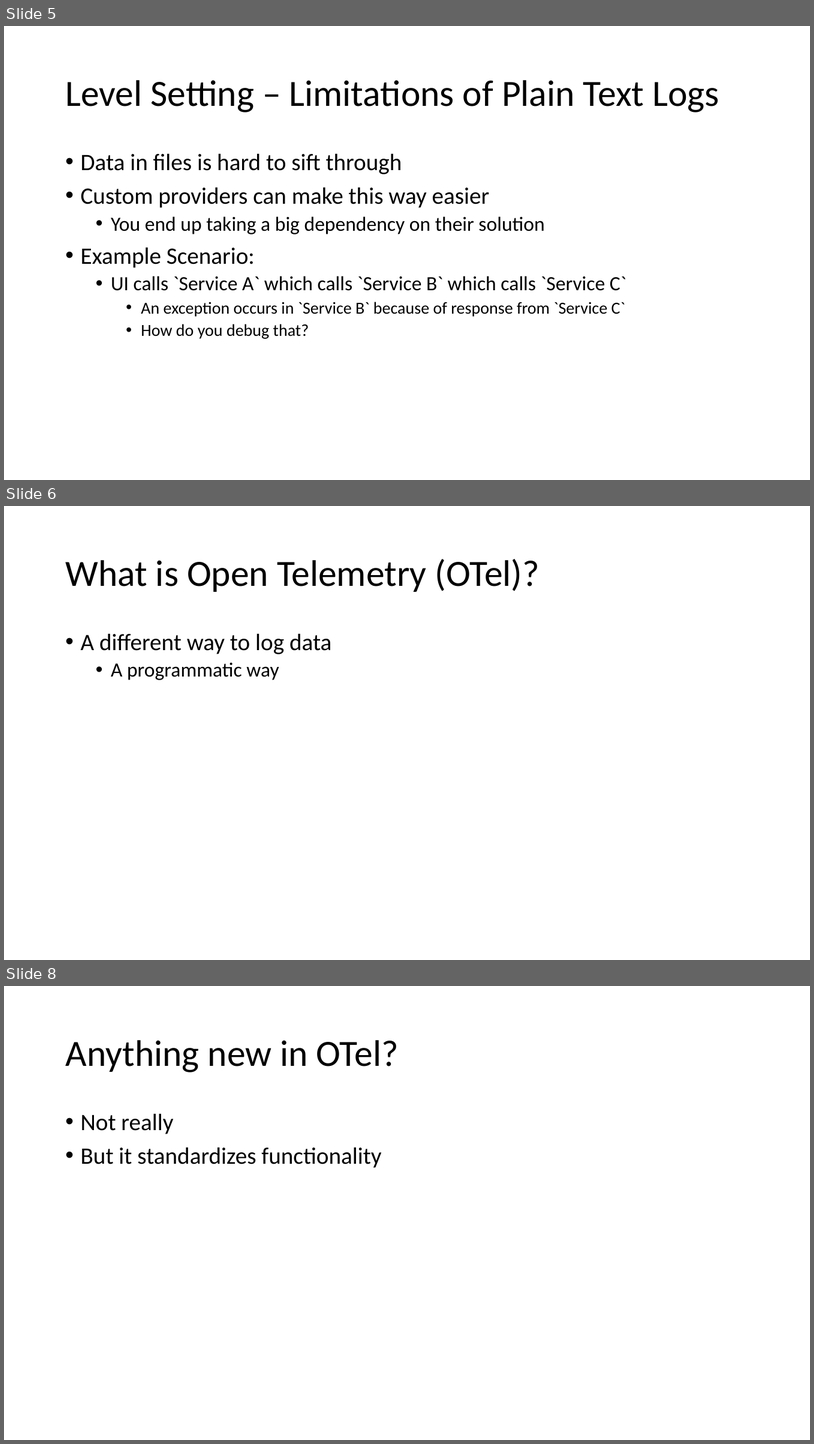
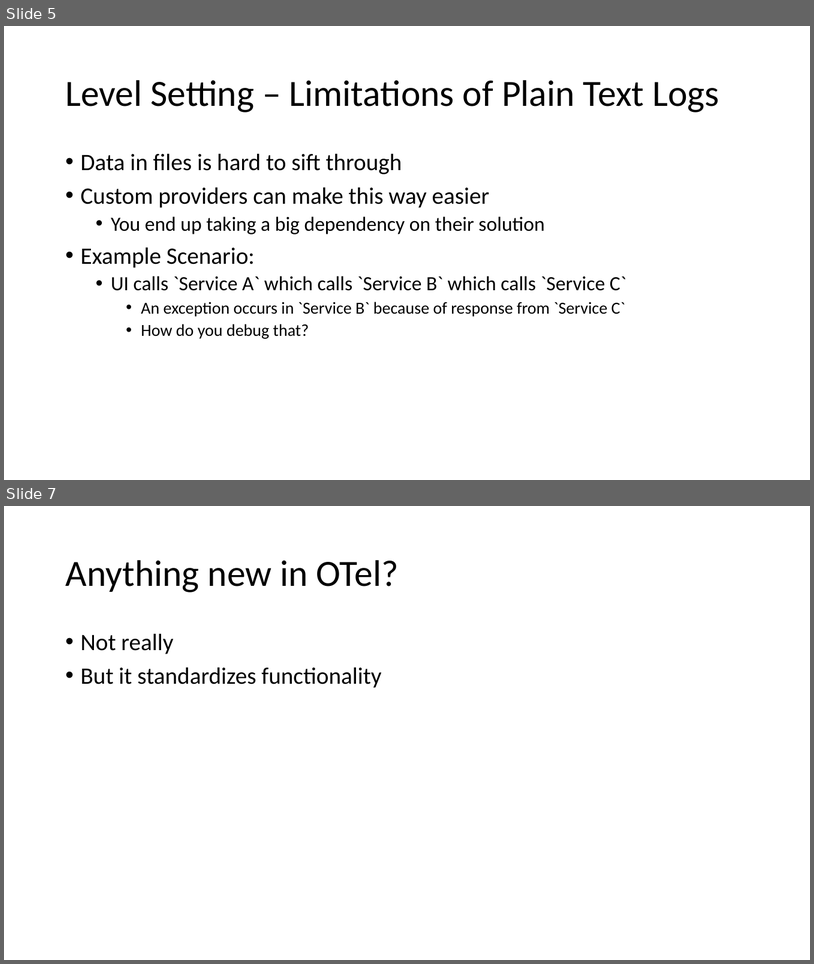
Before and after one commit to ProgrammerAL/Presentations-2023, a slide deck: 2023-03 - Orlando Code Camp - OpenTelemetry/Presentation.pptx. Shown one above the other, each under a label of ours: slides 5, 6 and 8 before the commit, slides 5 and 7 after it; the slides between them are not shown. The pictures are 814x1444 and 814x964 pixels, drawn with LibreOffice and Linux fonts; fonts in the diff are those of the drawing. Boxes give left, top, right and bottom in pixels: in the first picture for what was removed or moved away, otherwise in the second. Text is boxed around its words. In the diff, an @@ line names an element or a change of style, - is before the commit and + after.

```diff
--- a/2023-03 - Orlando Code Camp - OpenTelemetry/Presentation.pptx
+++ b/2023-03 - Orlando Code Camp - OpenTelemetry/Presentation.pptx
@@ slide 6 removed at <box>4,506,810,960</box>, background #FFFFFF @@
@@ title removed at <box>65,559,540,592</box> @@
-What is Open Telemetry (OTel)?
@@ text removed at <box>81,633,332,680</box> @@
-• A different way to log data
-  • A programmatic way
@@ what was slide 8 is now slide 7 @@
```
Also in this commit, not shown: 1 slide changed.
